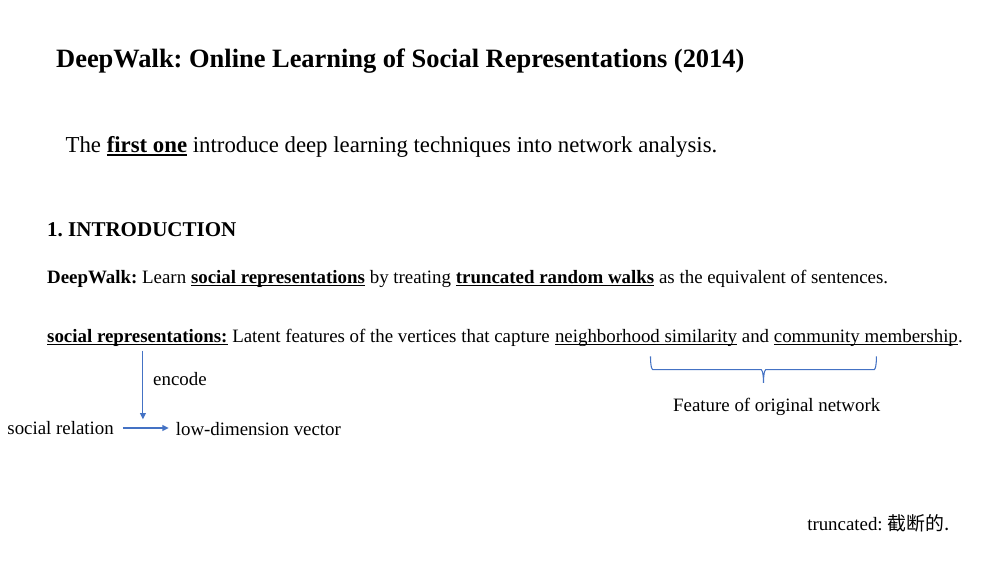
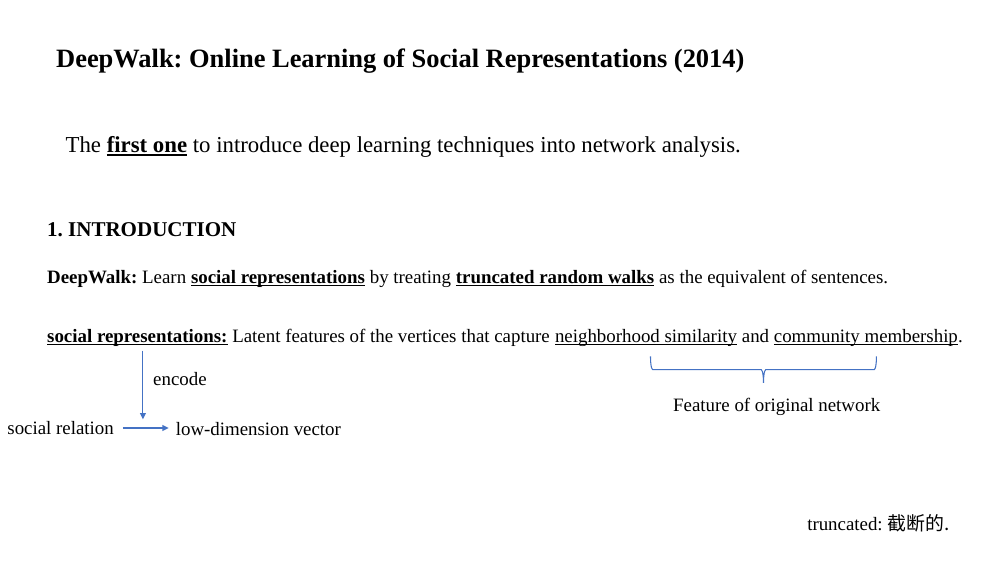
Before and after one commit to Tigerrr07/GNN-tiger, a slide deck: slide 1 of deepwalk.pptx. Drawn at 1008x567 pixels with LibreOffice and Linux fonts; fonts in the diff are those of the drawing. Boxes give left, top, right and bottom in pixels: in the first picture for what was removed or moved away, otherwise in the second. Text is boxed around its words. In the diff, an @@ line names an element or a change of style, - is before the commit and + after.

Commit message:
test 2.

```diff
--- a/deepwalk.pptx
+++ b/deepwalk.pptx
@@ text at (66,136,741,157): text changed @@
-The first one introduce deep learning techniques into network analysis.
+The first one to introduce deep learning techniques into network analysis.
```
